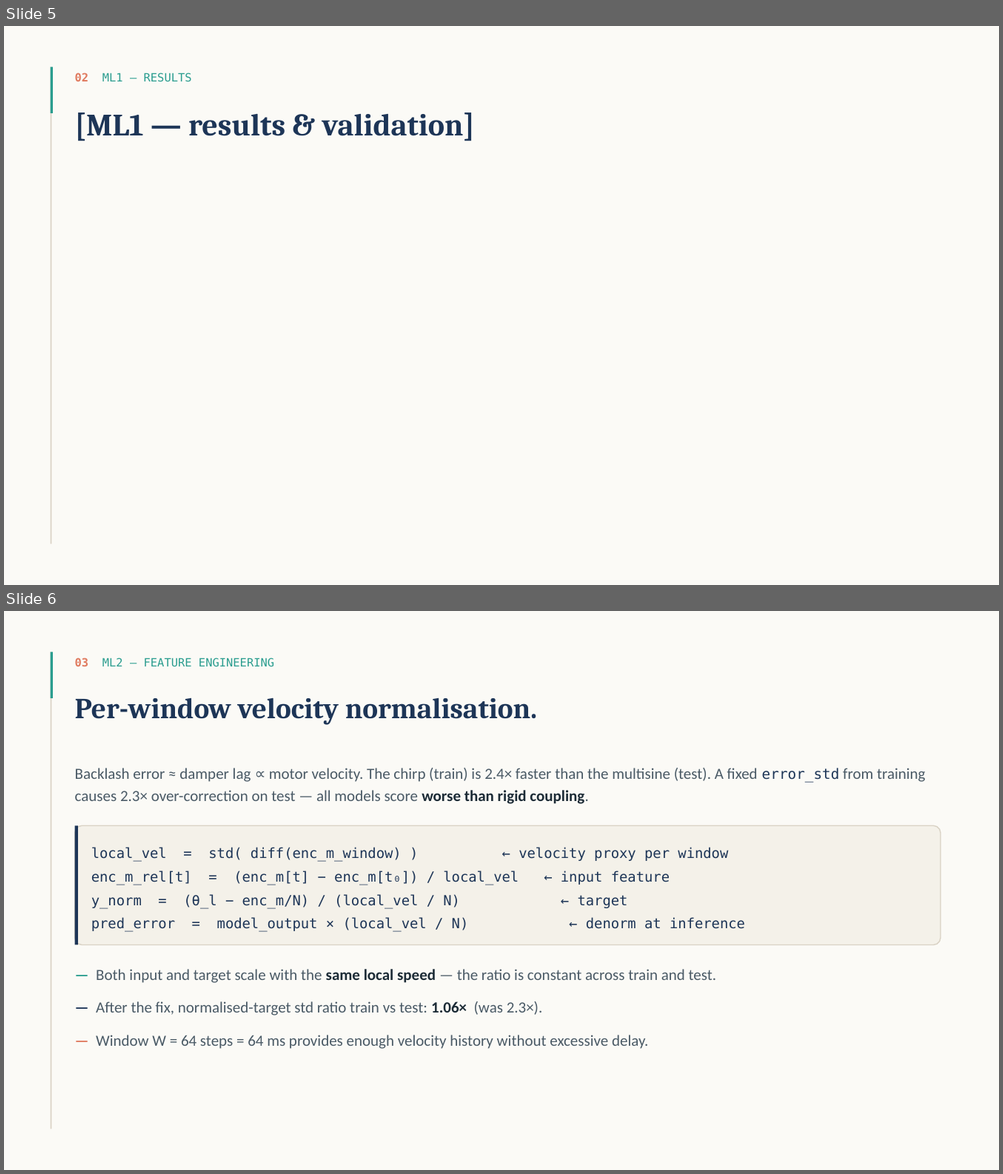
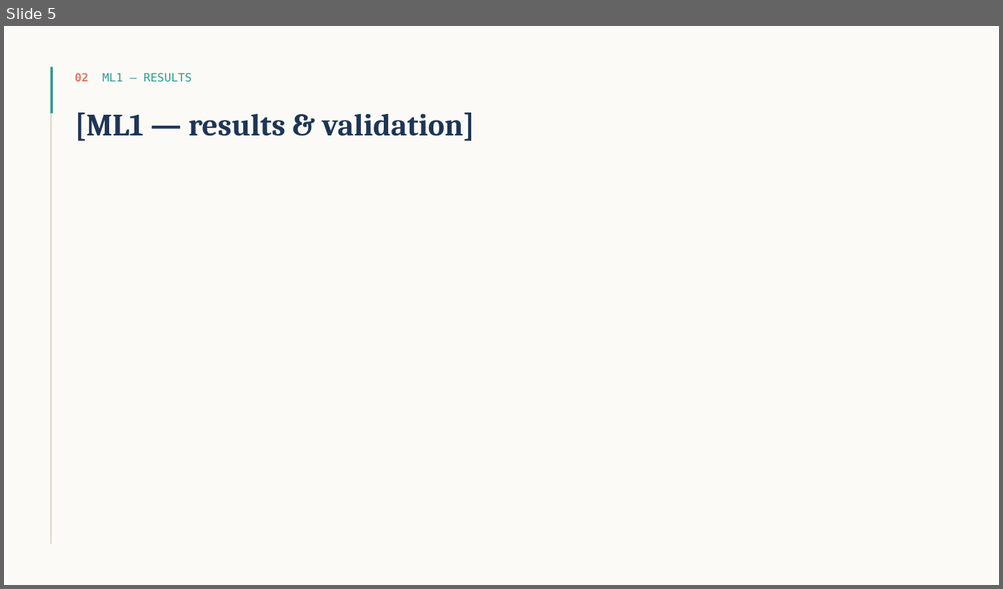
Before and after one commit to Riad-Attou/ai-electrical-engineering, a slide deck: presentation.pptx. Shown one above the other, each under a label of ours: slides 5 and 6 before the commit, slide 5 after it. The pictures are 1003x1174 and 1003x589 pixels, drawn with LibreOffice and Linux fonts; fonts in the diff are those of the drawing. Boxes give left, top, right and bottom in pixels: in the first picture for what was removed or moved away, otherwise in the second. Text is boxed around its words. In the diff, an @@ line names an element or a change of style, - is before the commit and + after.

```diff
--- a/presentation.pptx
+++ b/presentation.pptx
@@ slide 6 removed at (4, 611, 999, 1170), background #FBFAF6 @@
@@ rectangle removed at (51, 652, 52, 1130) @@
@@ rectangle removed at (51, 652, 53, 698) @@
@@ text removed at (75, 658, 274, 667) @@
-03 ML2 — FEATURE ENGINEERING
@@ text removed at (75, 698, 537, 725) @@
-Per-window velocity normalisation.
@@ text removed at (75, 768, 925, 804) @@
-Backlash error ≈ damper lag ∝ motor velocity. The chirp (train) is 2.4× faster than the multisine (test). A fixed error_std from training causes 2.3× over-correction on test — all models score worse than rigid coupling.
@@ rounded rectangle removed at (75, 826, 940, 945) @@
@@ rectangle removed at (75, 826, 78, 945) @@
@@ text removed at (91, 847, 728, 932) @@
-local_vel = std( diff(enc_m_window) ) ← velocity proxy per window
-enc_m_rel[t] = (enc_m[t] − enc_m[t₀]) / local_vel ← input feature
-y_norm = (θ_l − enc_m/N) / (local_vel / N) ← target
-pred_error = model_output × (local_vel / N) ← denorm at inference
@@ text removed at (96, 969, 717, 1049) @@
-— Both input and target scale with the same local speed — the ratio is constant across train and test.
-— After the fix, normalised-target std ratio train vs test: 1.06× (was 2.3×).
-— Window W = 64 steps = 64 ms provides enough velocity history without excessive delay.
```
Also in this commit, not shown: 2 slides changed, 4 slides added, 3 other slides removed, 41 other files.
